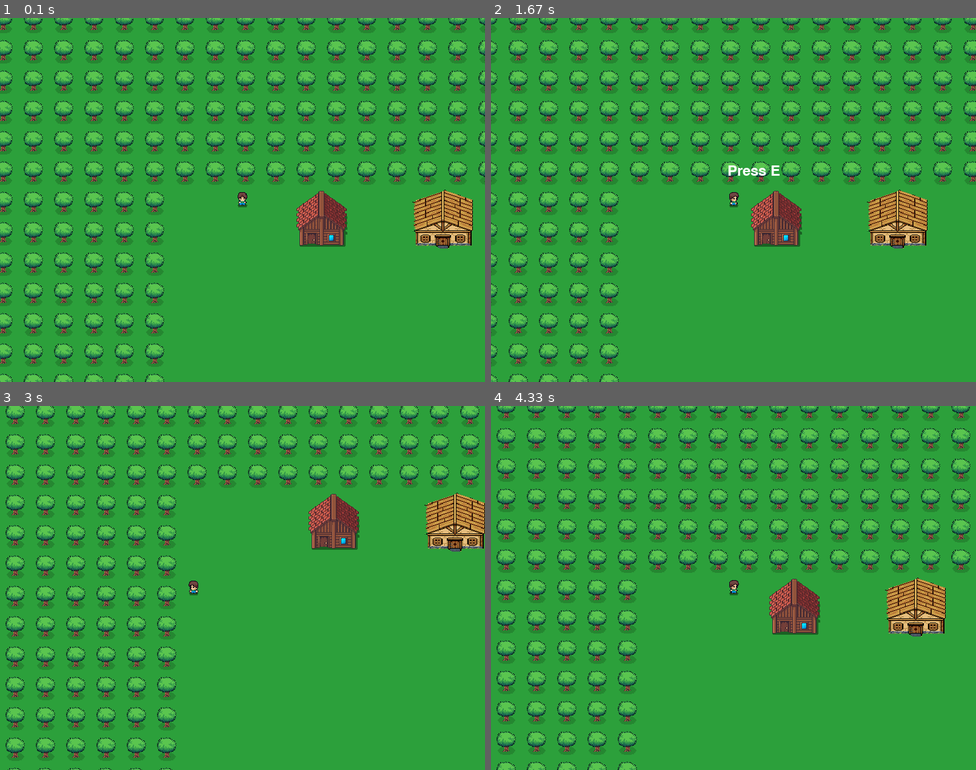
Above: before the commit, frames 1-4 (two rows, left to right).
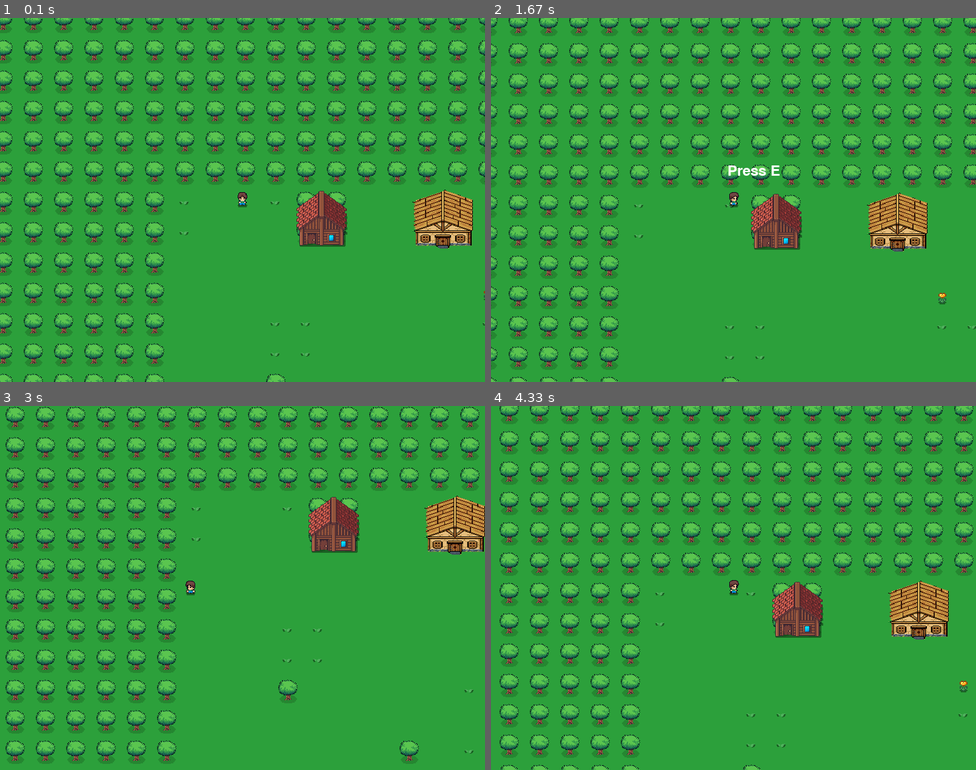
Above: after the commit, the same moments.

Repository: Woodmatthewj522/2DPyGame1
Game: pygame game, started from PythonApplication1/PythonApplication1.py
Same seed, same stepped clock (60 frames per second), same inputs: the game is played once before the commit and once after it.
Inputs:
- Up to frame 1 (0.1 s): no input
- Up to frame 2 (1.67 s): hold D 0.33-0.8 s; hold W 0.83-1.3 s; hold D from 1.33 s (still down)
- Up to frame 3 (3 s): release D at 1.8 s; hold A 1.83-2.37 s; hold S 2.4-2.87 s; hold A from 2.9 s (still down)
- Up to frame 4 (4.33 s): release A at 3.37 s; hold W 3.4-3.87 s; hold D from 3.9 s (still down)

The runs differ from the first frame. In frame 1, 0.3% of the frame differs, in the area x 37-100%, y 47-100%; in frame 2, 23%; in frame 3, 20%; in frame 4, 26%, in the area x 1-100%, y 0-100%.

Commit message:
outdoor scenery

Diff:
--- a/PythonApplication1/PythonApplication1.py
+++ b/PythonApplication1/PythonApplication1.py
@@ -1,6 +1,7 @@
 import pygame
 import sys
 import os
+import random
 
 # --- CONSTANTS ---
 WIDTH, HEIGHT = 800, 600
@@ -21,22 +22,35 @@
 current_level = "world"
 current_house_index = None
 
-# --- COLLISION OBJECTS ---
 tree_rects = []
 house_list = []
 indoor_rects = []
 door_zone = pygame.Rect(WIDTH//2 - 40, HEIGHT - 100, 80, 80)
+flower_tiles = []
+leaf_tiles = []
 
 # --- INIT ---
 def init():
     pygame.init()
     screen = pygame.display.set_mode((WIDTH, HEIGHT))
-    pygame.display.set_caption("2D Game with Player + Tree Border + Two Houses")
+    pygame.display.set_caption("2D Game with Flowers and Grass Leaves")
     return screen, pygame.time.Clock()
 
 # --- LOAD ASSETS ---
 def load_assets():
     tile_folder = "Tiles"
+    sheet = pygame.image.load("OutdoorStuff.png").convert_alpha()  # Replace with actual filename
+
+    # Slice flowers (red, yellow only)
+    flower_positions = [(0, 144), (16, 144)]  # Red, Yellow
+    flowers = [
+        pygame.transform.scale(sheet.subsurface(pygame.Rect(x, y, 16, 16)), (30, 30))
+        for (x, y) in flower_positions
+    ]
+
+    # Slice grass leaf from top-left corner
+    leaf = pygame.transform.scale(sheet.subsurface(pygame.Rect(0, 0, 16, 16)), (25, 25))
+
     assets = {
         "grass": pygame.transform.scale(pygame.image.load(os.path.join(tile_folder, "grass_middle.png")).convert_alpha(), (TILE_SIZE, TILE_SIZE)),
         "tree": pygame.transform.scale(pygame.image.load(os.path.join(tile_folder, "tree.png")).convert_alpha(), (TILE_SIZE, TILE_SIZE)),
@@ -46,6 +60,8 @@
             pygame.transform.scale(pygame.image.load("indoor2.png").convert_alpha(), (WIDTH, HEIGHT)),
             pygame.transform.scale(pygame.image.load("indoor3.png").convert_alpha(), (WIDTH, HEIGHT))
         ],
+        "flowers": flowers,
+        "leaf": leaf,
         "font": pygame.font.SysFont(None, 36)
     }
     return assets
@@ -64,12 +80,20 @@
 
 # --- SETUP COLLIDERS ---
 def setup_colliders():
-    global tree_rects, house_list, indoor_rects
+    global tree_rects, house_list, indoor_rects, flower_tiles, leaf_tiles
     map_cols, map_rows = 50, 50
     for row in range(map_rows):
         for col in range(map_cols):
+            x = col * TILE_SIZE
+            y = row * TILE_SIZE
             if row < BORDER_THICKNESS or row >= map_rows - BORDER_THICKNESS or col < BORDER_THICKNESS or col >= map_cols - BORDER_THICKNESS:
-                tree_rects.append(pygame.Rect(col*TILE_SIZE, row*TILE_SIZE, TILE_SIZE, TILE_SIZE))
+                tree_rects.append(pygame.Rect(x + 5, y + 5, TILE_SIZE - 10, TILE_SIZE - 10))
+            elif random.random() < 0.02:
+                tree_rects.append(pygame.Rect(x + 5, y + 5, TILE_SIZE - 10, TILE_SIZE - 10))
+            elif random.random() < 0.03:
+                flower_tiles.append((x + 10, y + 10, random.randint(0, 1)))  # Red or Yellow
+            elif random.random() < 0.12:
+                leaf_tiles.append((x + 12, y + 12))
 
     house_rect = pygame.Rect(player_pos.x + 100, player_pos.y, TILE_SIZE*2, TILE_SIZE*2)
     house1_rect = pygame.Rect(house_rect.x + 200, house_rect.y, TILE_SIZE*2, TILE_SIZE*2)
@@ -126,11 +150,25 @@
     rows_to_draw = (HEIGHT // TILE_SIZE) + 3
     for row in range(start_row, start_row + rows_to_draw):
         for col in range(start_col, start_col + cols_to_draw):
-            sx = col*TILE_SIZE - map_offset_x
-            sy = row*TILE_SIZE - map_offset_y
+            x = col * TILE_SIZE
+            y = row * TILE_SIZE
+            sx = x - map_offset_x
+            sy = y - map_offset_y
             screen.blit(assets["grass"], (sx, sy))
-            if row < BORDER_THICKNESS or row >= 50 - BORDER_THICKNESS or col < BORDER_THICKNESS or col >= 50 - BORDER_THICKNESS:
+            tile_rect = pygame.Rect(x, y, TILE_SIZE, TILE_SIZE)
+            if any(tile_rect.colliderect(tree) for tree in tree_rects):
                 screen.blit(assets["tree"], (sx, sy))
+
+    for fx, fy, flower_index in flower_tiles:
+        sx = fx - map_offset_x
+        sy = fy - map_offset_y
+        screen.blit(assets["flowers"][flower_index], (sx, sy))
+
+    for lx, ly in leaf_tiles:
+        sx = lx - map_offset_x
+        sy = ly - map_offset_y
+        screen.blit(assets["leaf"], (sx, sy))
+
     screen.blit(assets["house"], (house_list[0].x - map_offset_x, house_list[0].y - map_offset_y))
     screen.blit(assets["house1"], (house_list[1].x - map_offset_x, house_list[1].y - map_offset_y))
 
@@ -145,7 +183,6 @@
     if show_e:
         text = font.render("Press E", True, (255, 255, 255))
         screen.blit(text, (player_pos.x - map_offset_x + 10, player_pos.y - map_offset_y - 40))
-
 # --- MAIN LOOP ---
 def main():
     global player_pos, player_frame_index, player_frame_timer, current_level, current_house_index, map_offset_x, map_offset_y
@@ -169,15 +206,13 @@
             player_pos = new_rect
 
         if current_level == "world":
-            map_offset_x = player_pos.x - WIDTH//2 + PLAYER_SIZE//2
-            map_offset_y = player_pos.y - HEIGHT//2 + PLAYER_SIZE//2
-            map_offset_x = max(0, min(map_offset_x, 50*TILE_SIZE - WIDTH))
-            map_offset_y = max(0, min(map_offset_y, 50*TILE_SIZE - HEIGHT))
-
+            map_offset_x = player_pos.x - WIDTH // 2 + PLAYER_SIZE // 2
+            map_offset_y = player_pos.y - HEIGHT // 2 + PLAYER_SIZE // 2
+            map_offset_x = max(0, min(map_offset_x, 50 * TILE_SIZE - WIDTH))
+            map_offset_y = max(0, min(map_offset_y, 50 * TILE_SIZE - HEIGHT))
         else:
             map_offset_x = map_offset_y = 0
 
-        # --- ANIMATION ---
         moving = dx != 0 or dy != 0
         if moving:
             player_frame_timer += dt
@@ -196,7 +231,7 @@
         if current_level == "world" and keys[pygame.K_e]:
             house_index = check_house_entry(player_pos)
             if house_index is not None:
-                current_level = f"house{house_index+1}"
+                current_level = f"house{house_index + 1}"
                 current_house_index = house_index
                 player_pos.x = WIDTH // 2
                 player_pos.y = HEIGHT // 2
Binary file added: PythonApplication1/OutdoorStuff.png
Binary file added: PythonApplication1/Tiles/OutdoorStuff.png
